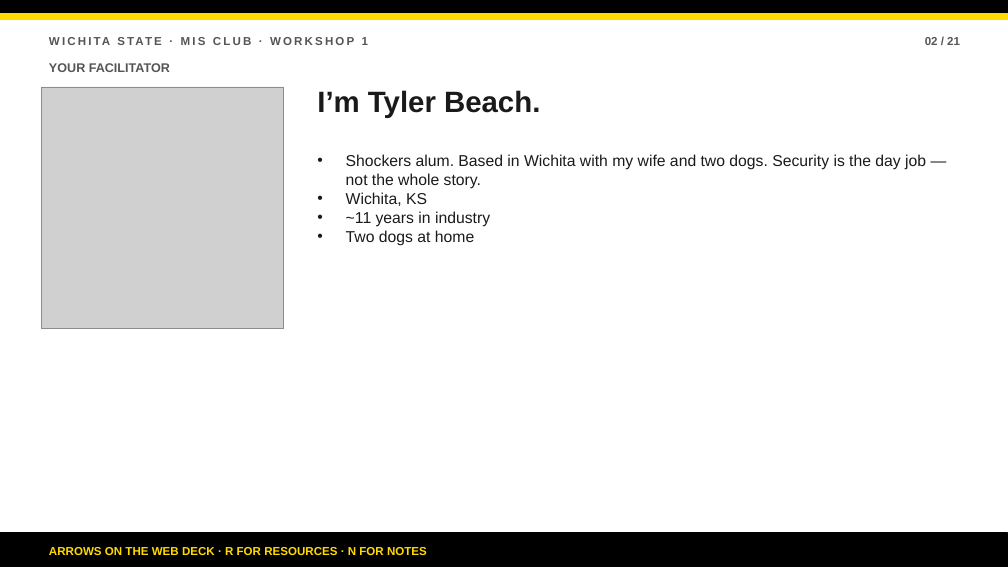
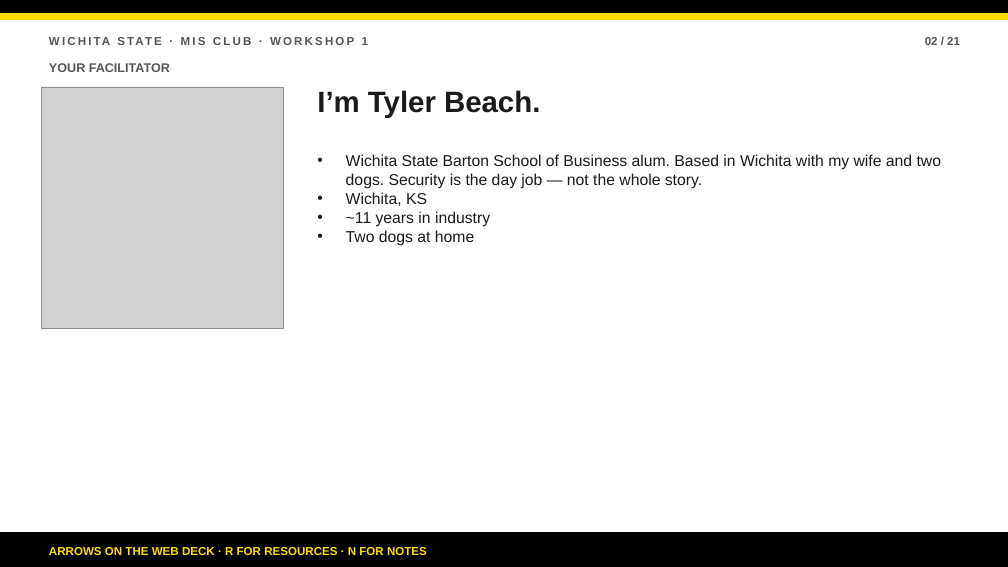
Before and after one commit to bsbcyber/workshop-site, a slide deck: slide 2 of downloads/workshop-1-presentation.pptx. Drawn at 1008x567 pixels with LibreOffice and Linux fonts; fonts in the diff are those of the drawing; grey boxes stand for pictures. Boxes give left, top, right and bottom in pixels: in the first picture for what was removed or moved away, otherwise in the second. Text is boxed around its words. In the diff, an @@ line names an element or a change of style, - is before the commit and + after.

Commit message:
Deck: Barton School of Business alum wording

```diff
--- a/downloads/workshop-1-presentation.pptx
+++ b/downloads/workshop-1-presentation.pptx
@@ text at [346, 154, 941, 189]: text changed @@
-• Shockers alum. Based in Wichita with my wife and two dogs. Security is the day job — not the whole story.
+• Wichita State Barton School of Business alum. Based in Wichita with my wife and two dogs. Security is the day job — not the whole story.
```
Also in this commit, not shown: 1 other slide changed, 1 other file.
